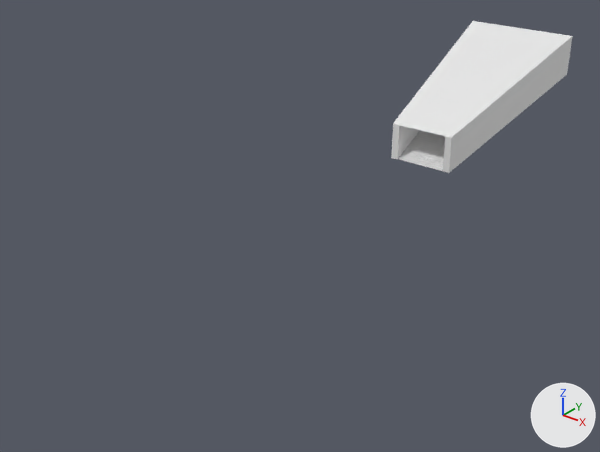
One commit to the Blender file SourceAssets/Environments/Subway/SubwayBlockout.blend: the scene before it, then after it.
Rendered twice from a 50 mm camera at (50.5, -60.7, 43.0) aimed at (-0.2, 2.7, 3.7). Lighting does not change. The marker at lower right points along +X, +Y and +Z. The older version comes first.

The older version as bpy lines, for what is in view:
```python
me_ucx_1m_cube_002 = bpy.data.meshes.new('UCX_1M_Cube.002')
me_ucx_1m_cube_002.from_pydata(...)  # 4394 vertices, 4094 faces; spans x -2.4..11.7, y 23.9..43.1, z 4.5..18.8
# faces by material slot: [4084, 10]
me_ucx_1m_cube_002.materials.append(mat_stairs)  # white #e7e7e7
me_ucx_1m_cube_002.materials.append(mat_walls)  # white #e7e7e7
me_ucx_1m_cube_005 = bpy.data.meshes.new('UCX_1M_Cube.005')
me_ucx_1m_cube_005.from_pydata(...)  # a box spanning x -6.0..6.0, y -27.0..24.0, z -2.0..4.7, material slot 0; a box spanning x -6.0..6.0, y -27.0..24.0, z 8.3..9.3, material slot 1
me_ucx_1m_cube_005.materials.append(mat_floor)  # its picture is missing
me_ucx_1m_cube_005.materials.append(mat_ceiling)  # white #e7e7e7
ob_platform = bpy.data.objects.new('Platform', me_ucx_1m_cube_005)
ob_platform.location = (0.0, 0.0, 0.0)
ob_platform.hide_set(True)
ob_stairs = bpy.data.objects.new('Stairs', me_ucx_1m_cube_002)
ob_stairs.location = (0.0, 0.0, 0.0)
```
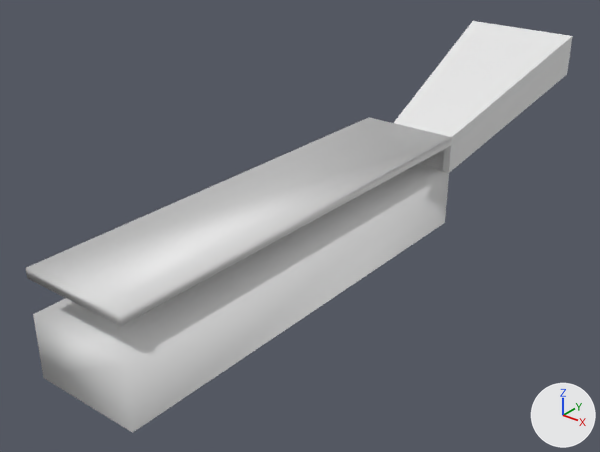
Where the change shows, as pixel boxes [x1, y1, x2, y2] in the pictures (600 x 452 px):
'Platform', shown: after [26, 117, 452, 433]

The edits, one by one:
Object 'Platform' (ob_platform) is now shown.
